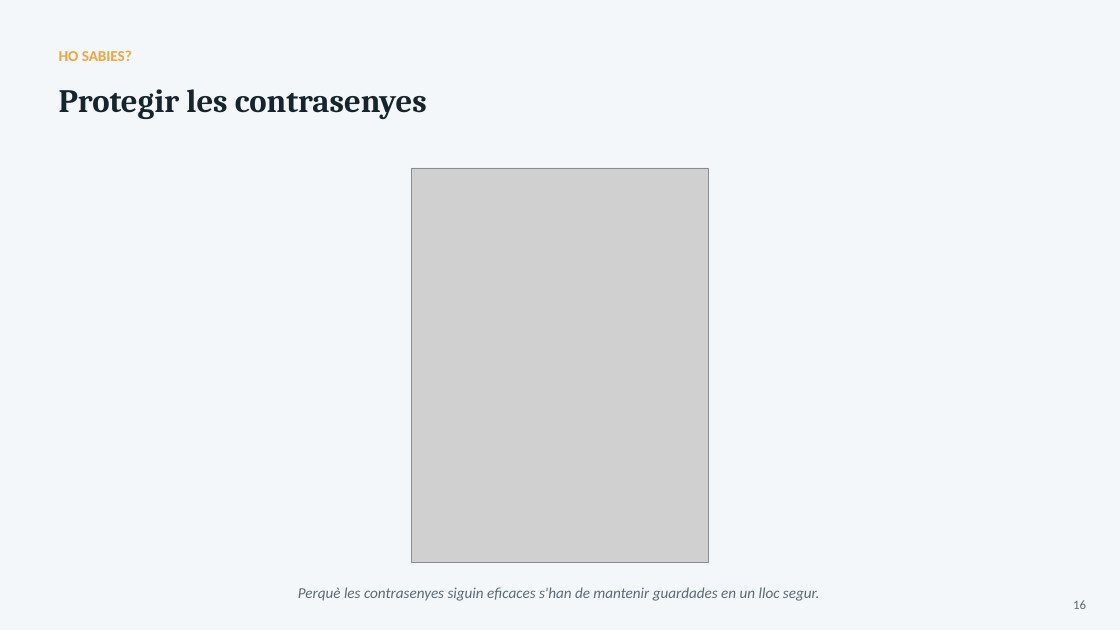
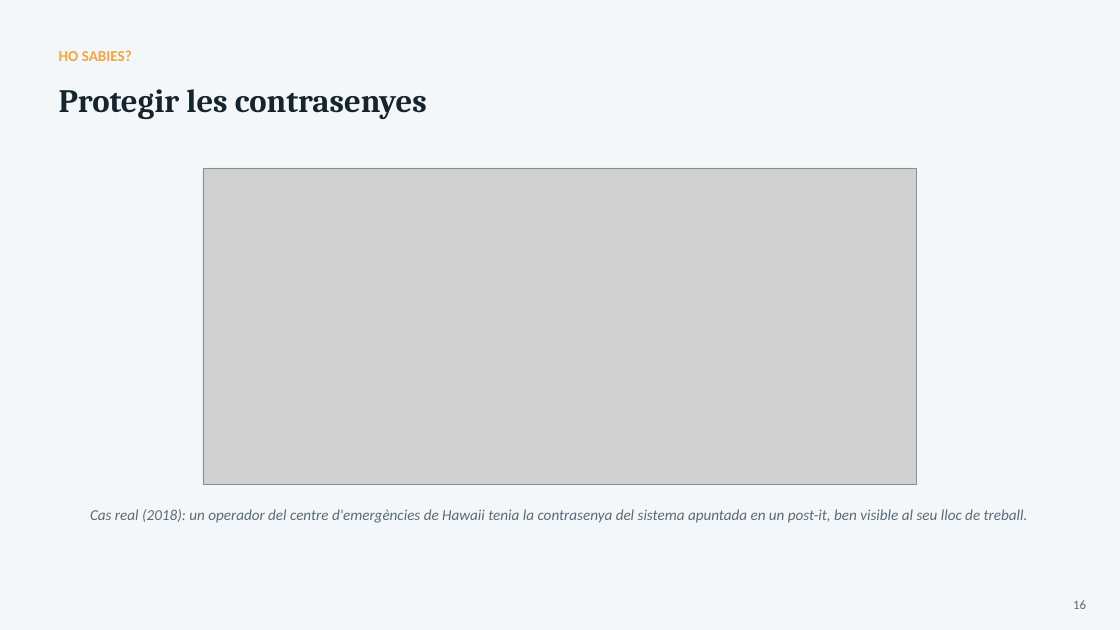
Before and after one commit to joansanchezescudero/SMX_0226_Seguretat_Informatica, a slide deck: slide 16 of RA1 - Seguretat passiva/AA3 - Seguretat logica/RA1_AA3_Seguretat_Logica.pptx. Drawn at 1120x630 pixels with LibreOffice and Linux fonts; fonts in the diff are those of the drawing; grey boxes stand for pictures. Boxes give left, top, right and bottom in pixels: in the first picture for what was removed or moved away, otherwise in the second. Text is boxed around its words. In the diff, an @@ line names an element or a change of style, - is before the commit and + after.

```diff
--- a/RA1 - Seguretat passiva/AA3 - Seguretat logica/RA1_AA3_Seguretat_Logica.pptx
+++ b/RA1 - Seguretat passiva/AA3 - Seguretat logica/RA1_AA3_Seguretat_Logica.pptx
@@ picture resized from (x1=412, y1=168, x2=707, y2=563) to (x1=203, y1=168, x2=918, y2=485) @@
@@ text at (x1=90, y1=509, x2=1028, y2=523): text changed @@
-Perquè les contrasenyes siguin eficaces s'han de mantenir guardades en un lloc segur.
+Cas real (2018): un operador del centre d'emergències de Hawaii tenia la contrasenya del sistema apuntada en un post-it, ben visible al seu lloc de treball.
```
Also in this commit, not shown: 4 other slides changed.
